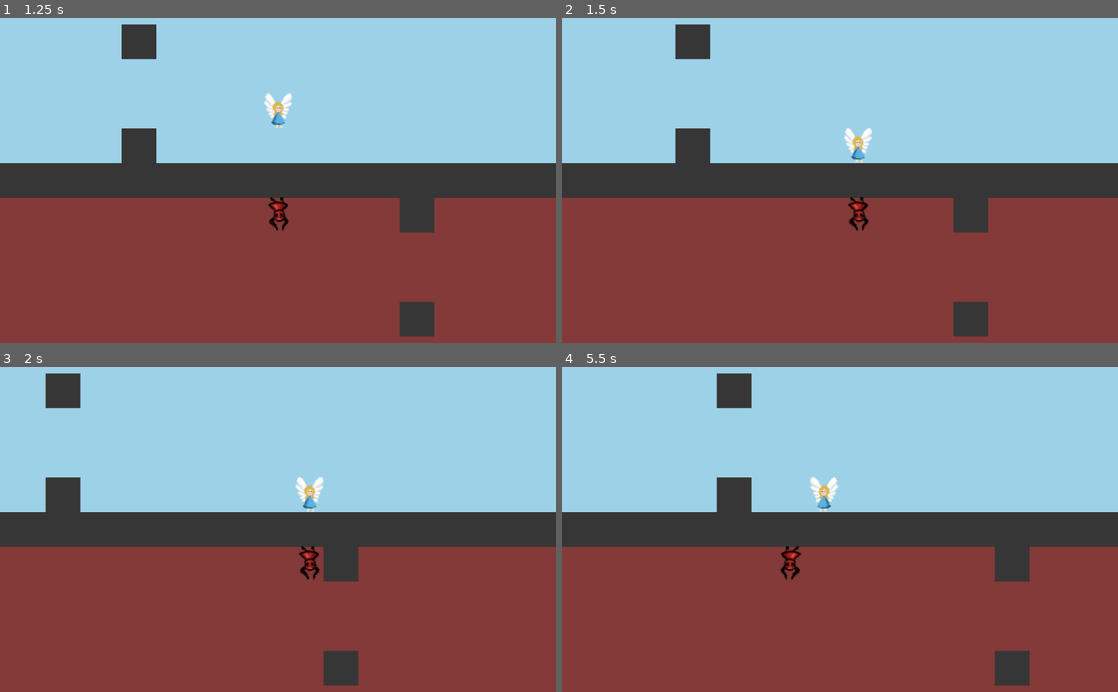
Above: before the commit, frames 1-4 (two rows, left to right).
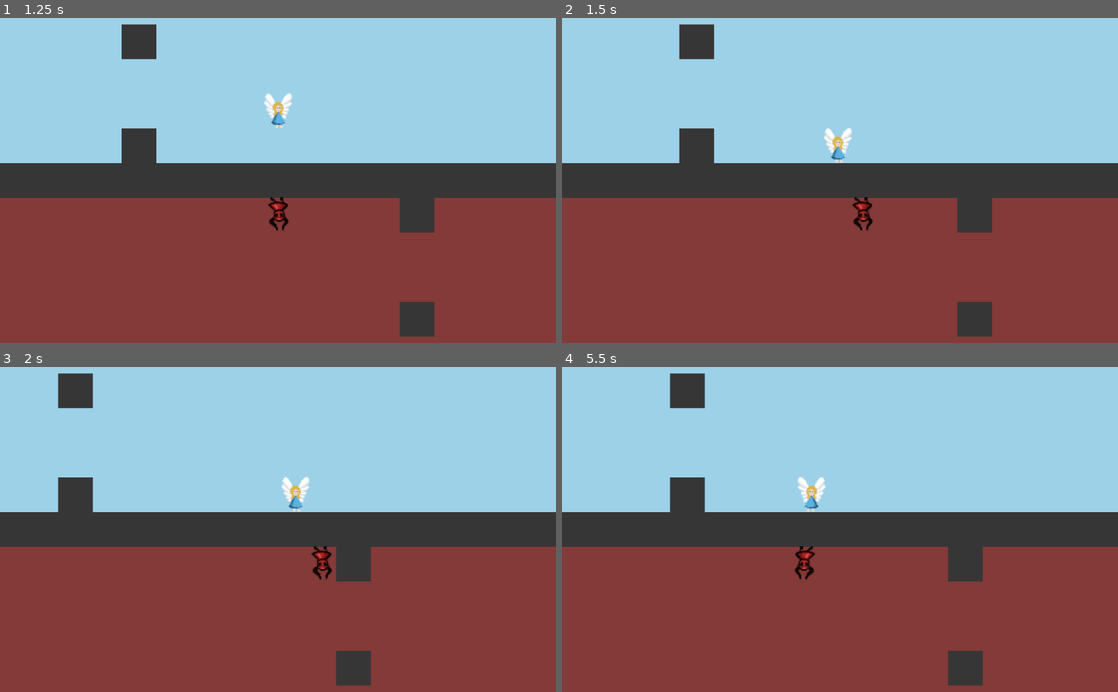
Above: after the commit, the same moments.

Repository: ang-vil/angvil
Game: Godot game, scene res://scenes/menu.tscn
Two runs of this game, one before a commit and one after it. Both use one fixed random seed, a clock stepped at 60 frames per second and the inputs below.
Inputs:
- Up to frame 1 (1.25 s): click "run game" at 0.5 s
- Up to frame 2 (1.5 s): tap Enter at 1.25 s; hold Right (key_right) from 1.28 s (still down)
- Up to frame 3 (2 s): keep holding Right (key_right)
- Up to frame 4 (5.5 s): release Right (key_right) at 2.03 s; hold Left (key_left) 2.03-2.78 s; hold Right (key_right) 2.78-3.53 s; hold Up (key_up) 3.53-4.28 s; hold Left (key_left) from 4.28 s (still down)

Frame 1 is identical in both runs. In frame 2, 1.5% of the frame differs, in the area x 20-78%, y 1-99%; in frame 3, 2.8%; in frame 4, 6.4%, in the area x 19-85%, y 1-99%.

Commit message:
Disable mid-air direction changing

Diff:
--- a/scripts/angel.gd
+++ b/scripts/angel.gd
@@ -5,20 +5,26 @@
 
 var velocity = Vector2()
 var jumping = false
+var canMoveInAir = false
 
 func get_input(delta):
 	if Input.is_action_pressed("key_right"):
-		get_node("Sprite").set_flip_h(false)
-		velocity.x = lerp(velocity.x, vars.WALK_SPEED, 0.3)
+		if velocity.y == 0 or canMoveInAir:
+			canMoveInAir = false
+			get_node("Sprite").set_flip_h(false)
+			velocity.x = lerp(velocity.x, vars.WALK_SPEED, 0.3)
 	elif Input.is_action_pressed("key_left"):
-		get_node("Sprite").set_flip_h(true)
-		velocity.x = lerp(velocity.x, vars.WALK_SPEED*-1, 0.3)
+		if velocity.y == 0 or canMoveInAir:
+			canMoveInAir = false
+			get_node("Sprite").set_flip_h(true)
+			velocity.x = lerp(velocity.x, vars.WALK_SPEED*-1, 0.3)
 	else:
 		# smoothen walk
 		velocity.x = lerp(velocity.x, 0, 0.1)
 
 	if Input.is_action_just_pressed("key_up") and velocity.y == 0:
-		jumping = true;
+		jumping = true
+		canMoveInAir = true
 		$jumpsound.play()
 
 	if jumping:
--- a/scripts/devil.gd
+++ b/scripts/devil.gd
@@ -5,20 +5,26 @@
 
 var velocity = Vector2()
 var jumping = false
+var canMoveInAir = false
 
 func get_input(delta):
 	if Input.is_action_pressed("key_right"):
-		get_node("Sprite").set_flip_h(false)
-		velocity.x = lerp(velocity.x, vars.WALK_SPEED, 0.3)
+		if velocity.y == 0 or canMoveInAir:
+			canMoveInAir = false
+			get_node("Sprite").set_flip_h(false)
+			velocity.x = lerp(velocity.x, vars.WALK_SPEED, 0.3)
 	elif Input.is_action_pressed("key_left"):
-		get_node("Sprite").set_flip_h(true)
-		velocity.x = lerp(velocity.x, vars.WALK_SPEED*-1, 0.3)
+		if velocity.y == 0 or canMoveInAir:
+			canMoveInAir = false
+			get_node("Sprite").set_flip_h(true)
+			velocity.x = lerp(velocity.x, vars.WALK_SPEED*-1, 0.3)
 	else:
 		# smoothen walk
 		velocity.x = lerp(velocity.x, 0, 0.1)
 
 	if Input.is_action_just_pressed("key_up") and velocity.y == 0:
-		jumping = true;
+		jumping = true
+		canMoveInAir = true
 
 	if jumping:
 		velocity.y = lerp(velocity.y, vars.JUMP_SPEED, 0.8)
